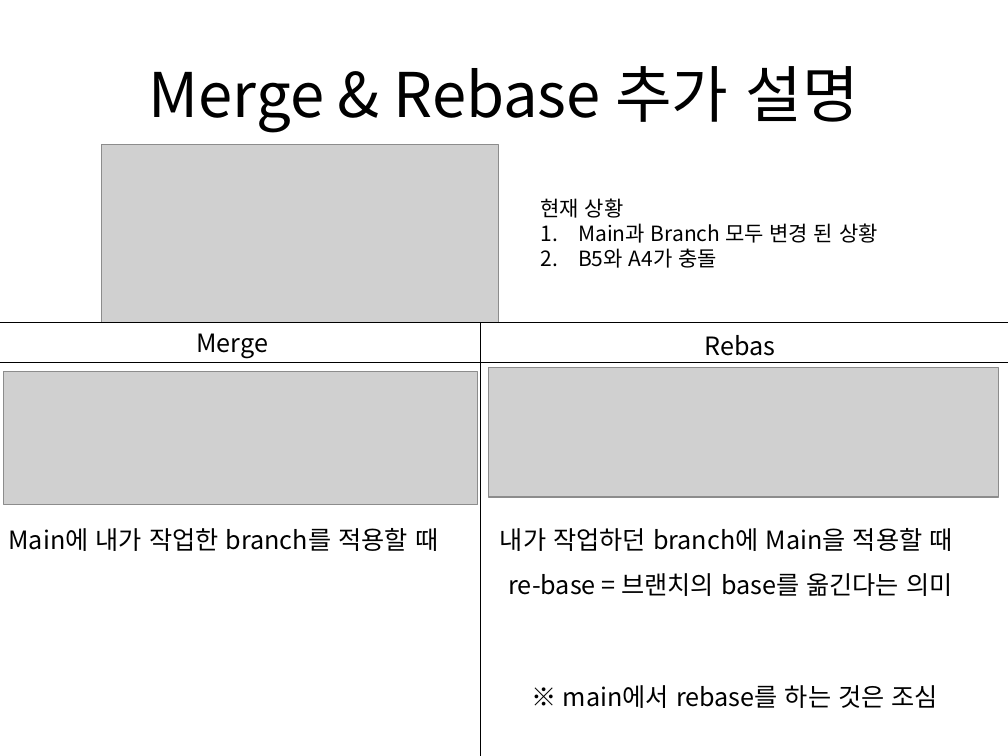
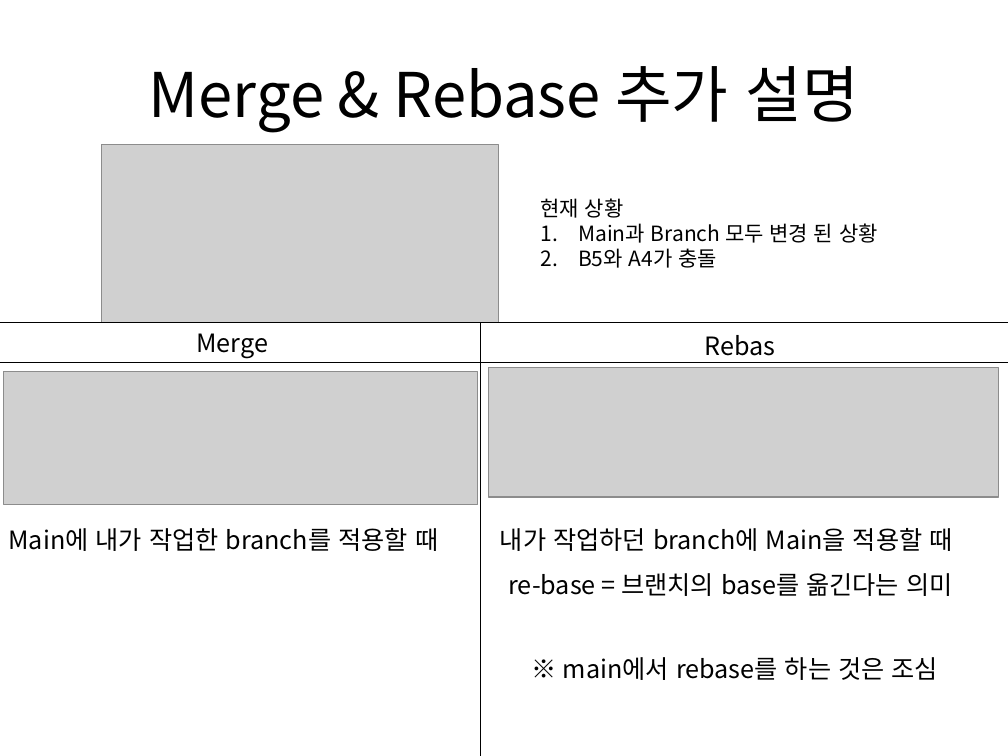
Before and after one commit to chungsuhyeon/project, a slide deck: slide 14 of 프로젝트 파일/Github.pptx. Drawn at 1008x756 pixels with LibreOffice and Linux fonts; fonts in the diff are those of the drawing; grey boxes stand for pictures. Boxes give left, top, right and bottom in pixels: in the first picture for what was removed or moved away, otherwise in the second. Text is boxed around its words. In the diff, an @@ line names an element or a change of style, - is before the commit and + after.

```diff
--- a/프로젝트 파일/Github.pptx
+++ b/프로젝트 파일/Github.pptx
@@ text "※ main에서 rebase를 하는 것은 ...": place and size @@
-text "※ main에서 rebase를 하는 것은 ..." at <box>563,685,938,708</box>
+text "※ main에서 rebase를 하는 것은 ..." at <box>563,657,938,680</box>
```
Also in this commit, not shown: 1 other slide changed.
